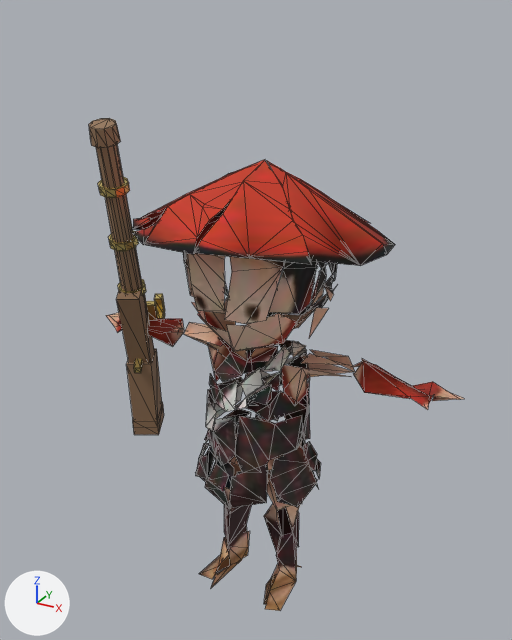
The glTF model assets/hisha_red_idle.glb, before and after one commit.
One viewpoint serves both versions: a 50 mm lens placed at (0.508, -0.772, 0.887), pointed at (0.042, 0.076, 0.463). The lights are fixed; the arrows at lower left show +X, +Y and +Z. The picture after the commit comes second. Mesh edges are drawn as thin lines. Where no turn or scale is listed for an object, it has been applied to the vertices. Vertices at exactly the same position are counted once.

Script lines for the objects in view, before the commit:
```python
me_hisha_red_hi = bpy.data.meshes.new('hisha_red_hi')
me_hisha_red_hi.from_pydata(...)  # 985 vertices, 864 faces; spans x -0.295..0.299, y -0.179..0.182, z 0.004..0.758
# faces by material slot: [600, 72, 36, 156]
me_hisha_red_hi.materials.append(mat_tripo_material_e3b61581_64ae_43f0_b9d7_06b8dfb6bc1f_001)  # picture img_color_e3b61581_64ae_43f0_b9d7_06b8dfb6bc1f
me_hisha_red_hi.materials.append(mat_gun_red_barrel)  # brown #957659
me_hisha_red_hi.materials.append(mat_gun_red_stock)  # brown #8b6c50
me_hisha_red_hi.materials.append(mat_gun_red_gold)  # yellow #edd481
ob_hisha_red_hi = bpy.data.objects.new('hisha_red_hi', me_hisha_red_hi)
ob_hisha_red_hi.location = (0.057, 0.061, -0.004)
```
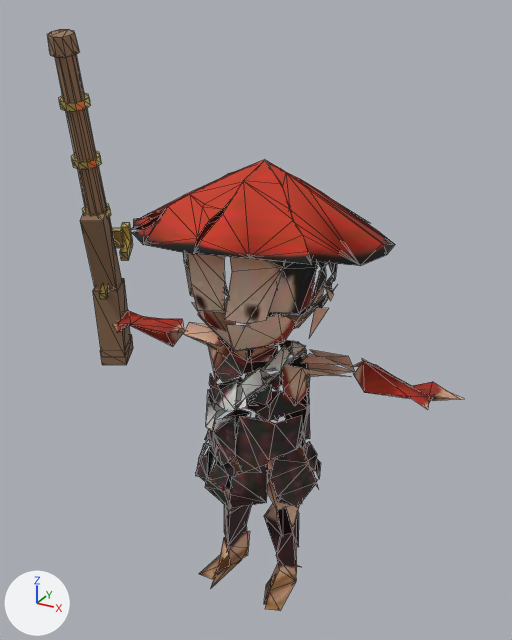
What differs and where, as boxes (x1, y1, x2, y2) in the pictures (512 x 640 px; the box of a moved part takes in the faces that stretch with it):
```json
{"object": "hisha_red_hi", "change": "reshaped", "before": [89, 118, 465, 611], "after": [47, 29, 465, 611], "on screen": "11% wider, 18% taller"}
{"part": 1, "of": "me_hisha_red_hi", "change": "moved or reshaped", "before": [96, 145, 142, 291], "after": [55, 55, 107, 214]}
{"part": 2, "of": "me_hisha_red_hi", "change": "moved or reshaped", "before": [89, 118, 121, 148], "after": [47, 29, 80, 58]}
{"part": 3, "of": "me_hisha_red_hi", "change": "moved or reshaped", "before": [116, 290, 154, 362], "after": [80, 213, 122, 289]}
{"part": 4, "of": "me_hisha_red_hi", "change": "moved or reshaped", "before": [126, 349, 162, 421], "after": [93, 278, 131, 350]}
{"part": 5, "of": "me_hisha_red_hi", "change": "moved or reshaped", "before": [133, 402, 164, 435], "after": [100, 334, 133, 365]}
{"part": 6, "of": "me_hisha_red_hi", "change": "moved or reshaped", "before": [98, 177, 130, 198], "after": [59, 92, 91, 112]}
{"part": 7, "of": "me_hisha_red_hi", "change": "moved or reshaped", "before": [108, 231, 138, 251], "after": [71, 150, 101, 170]}
{"part": 8, "of": "me_hisha_red_hi", "change": "moved or reshaped", "before": [118, 279, 146, 295], "after": [82, 203, 111, 219]}
{"part": 9, "of": "me_hisha_red_hi", "change": "moved or reshaped", "before": [157, 308, 165, 319], "after": [120, 240, 133, 260]}
{"part": 10, "of": "me_hisha_red_hi", "change": "moved or reshaped", "before": [154, 294, 165, 314], "after": [121, 222, 133, 244]}
{"part": 11, "of": "me_hisha_red_hi", "change": "moved or reshaped", "before": [146, 301, 158, 320], "after": [112, 228, 125, 248]}
{"part": 12, "of": "me_hisha_red_hi", "change": "moved or reshaped", "before": [134, 359, 143, 373], "after": [99, 285, 109, 299]}
```

Edits to the scene script, one JSON object a line:
```json
{"block": "me_hisha_red_hi", "where": "# used by ob_hisha_red_hi; location = (0.057, 0.061, -0.004)"}
{"op": "remove", "block": "me_hisha_red_hi", "code": "me_hisha_red_hi.from_pydata(...)  # 985 vertices, 864 faces; spans x -0.295..0.299, y -0.179..0.182, z 0.004..0.758"}
{"op": "add", "block": "me_hisha_red_hi", "code": "me_hisha_red_hi.from_pydata(...)  # 985 vertices, 864 faces; spans x -0.321..0.299, y -0.179..0.182, z 0.004..0.866"}
{"block": "me_hisha_red_hi", "change": "me_hisha_red_hi part 1: the loose piece of 20 vertices spanning x -0.238..-0.172, y -0.104..0.013, z 0.411..0.747 is moved by (-0.07, 0.015, 0.108)"}
{"block": "me_hisha_red_hi", "change": "me_hisha_red_hi part 2: the loose piece of 20 vertices spanning x -0.208..-0.167, y -0.11..-0.067, z 0.724..0.758 is moved by (-0.07, 0.015, 0.108)"}
{"block": "me_hisha_red_hi", "change": "me_hisha_red_hi part 3: the loose piece of 8 vertices spanning x -0.243..-0.181, y -0.065..0.021, z 0.352..0.501 is moved by (-0.07, 0.015, 0.108)"}
{"block": "me_hisha_red_hi", "change": "me_hisha_red_hi part 4: the loose piece of 8 vertices spanning x -0.249..-0.187, y -0.038..0.031, z 0.245..0.368 is moved by (-0.07, 0.015, 0.108)"}
{"block": "me_hisha_red_hi", "change": "me_hisha_red_hi part 5: the loose piece of 8 vertices spanning x -0.251..-0.186, y -0.035..0.038, z 0.23..0.26 is moved by (-0.07, 0.015, 0.108)"}
{"block": "me_hisha_red_hi", "change": "me_hisha_red_hi part 6: the loose piece of 20 vertices spanning x -0.216..-0.173, y -0.091..-0.047, z 0.653..0.676 is moved by (-0.07, 0.015, 0.108)"}
{"block": "me_hisha_red_hi", "change": "me_hisha_red_hi part 7: the loose piece of 20 vertices spanning x -0.225..-0.182, y -0.069..-0.025, z 0.568..0.591 is moved by (-0.07, 0.015, 0.108)"}
{"block": "me_hisha_red_hi", "change": "me_hisha_red_hi part 8: the loose piece of 20 vertices spanning x -0.234..-0.191, y -0.047..-0.003, z 0.483..0.506 is moved by (-0.07, 0.015, 0.108)"}
{"block": "me_hisha_red_hi", "change": "me_hisha_red_hi part 9: the loose piece of 8 vertices spanning x -0.226..-0.193, y 0.011..0.06, z 0.405..0.433 is moved by (-0.07, 0.015, 0.108)"}
{"block": "me_hisha_red_hi", "change": "me_hisha_red_hi part 10: the loose piece of 8 vertices spanning x -0.227..-0.206, y 0.035..0.061, z 0.421..0.459 is moved by (-0.07, 0.015, 0.108)"}
{"block": "me_hisha_red_hi", "change": "me_hisha_red_hi part 11: the loose piece of 8 vertices spanning x -0.228..-0.198, y 0.0..0.028, z 0.425..0.459 is moved by (-0.07, 0.015, 0.108)"}
{"block": "me_hisha_red_hi", "change": "me_hisha_red_hi part 12: the loose piece of 8 vertices spanning x -0.217..-0.194, y -0.046..-0.015, z 0.358..0.376 is moved by (-0.07, 0.015, 0.108)"}
```
